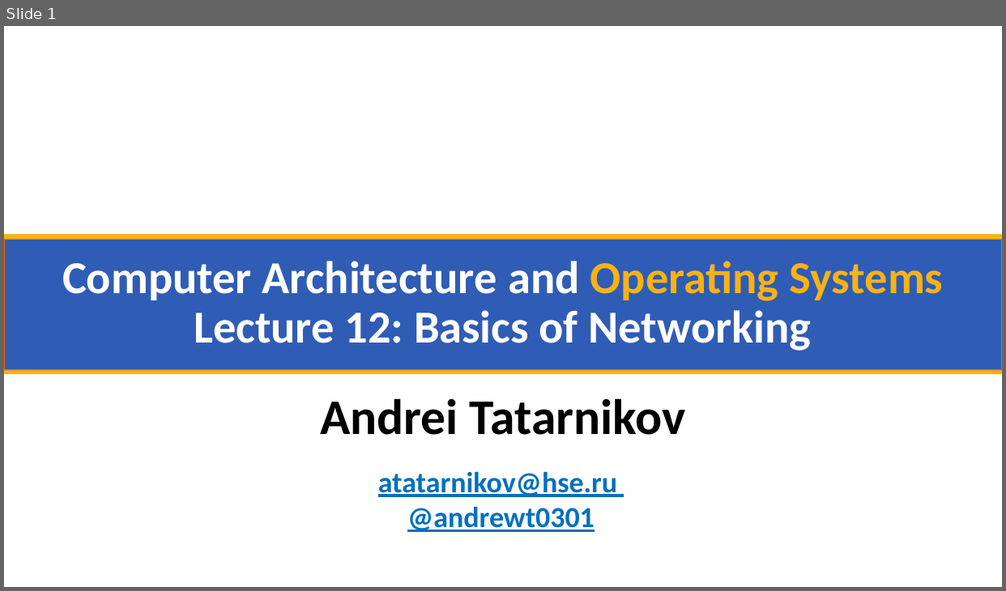
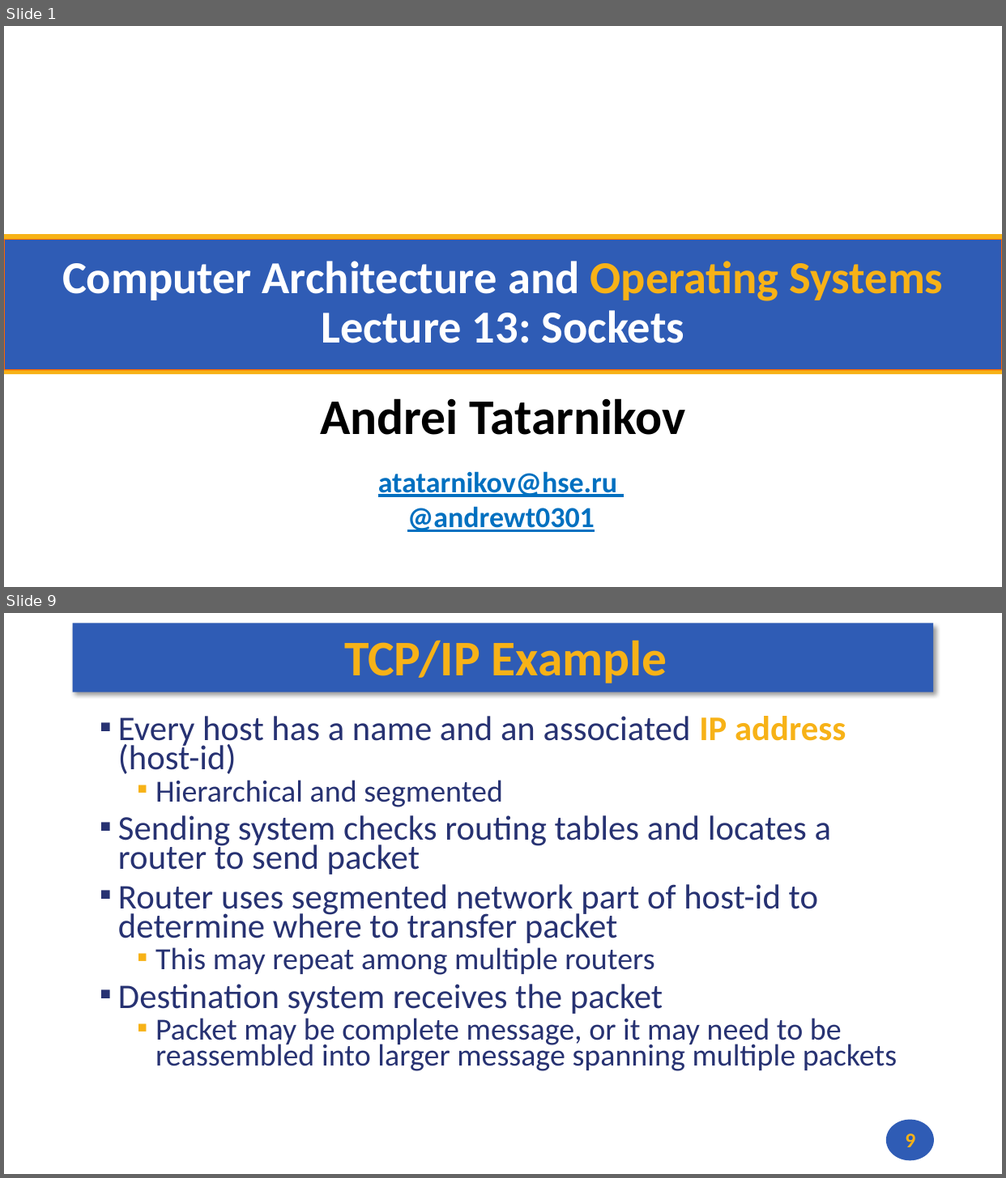
Before and after one commit to andrewt0301/hse-acos-course, a slide deck: docs/part2os/13_Sockets/OS_Lecture_13.pptx. Shown one above the other, each under a label of ours: slide 1 before the commit, slides 1 and 9 after it; the slides between them are not shown. The pictures are 1006x591 and 1006x1178 pixels, drawn with LibreOffice and Linux fonts; fonts in the diff are those of the drawing; background and template pictures are left out. Boxes give left, top, right and bottom in pixels: in the first picture for what was removed or moved away, otherwise in the second. Text is boxed around its words. In the diff, an @@ line names an element or a change of style, - is before the commit and + after.

```diff
--- a/docs/part2os/13_Sockets/OS_Lecture_13.pptx
+++ b/docs/part2os/13_Sockets/OS_Lecture_13.pptx
@@ slide 9 added at bbox=[4, 613, 1002, 1174], background #FFFFFF @@
@@ rectangle added at bbox=[73, 624, 934, 692], fill #2F5CB5 @@
@@ title added at bbox=[344, 641, 667, 683], 48 pt, text #F7B217, bold @@
+TCP/IP Example
@@ text added at bbox=[118, 716, 897, 1071], 33.3 pt, text #273272 @@
+▪ Every host has a name and an associated IP address (host-id)
+  ▪ Hierarchical and segmented
+▪ Sending system checks routing tables and locates a router to send packet
+▪ Router uses segmented network part of host-id to determine where to transfer packet
+  ▪ This may repeat among multiple routers
+▪ Destination system receives the packet
+  ▪ Packet may be complete message, or it may need to be reassembled into larger message spanning multiple packets
@@ ellipse added at bbox=[886, 1120, 934, 1161], fill #2F5CB5 @@
@@ page number added at bbox=[905, 1134, 915, 1148], 20 pt, text #F7B217, bold @@
+9
@@ slide 1 changed as well @@
@@ title at bbox=[62, 261, 943, 344]: text changed @@
-Computer Architecture and Operating Systems
-Lecture 12: Basics of Networking
+Computer Architecture and Operating Systems
+Lecture 13: Sockets
```
Also in this commit, not shown: 25 other slides added, 30 slides removed, 2 other files.
